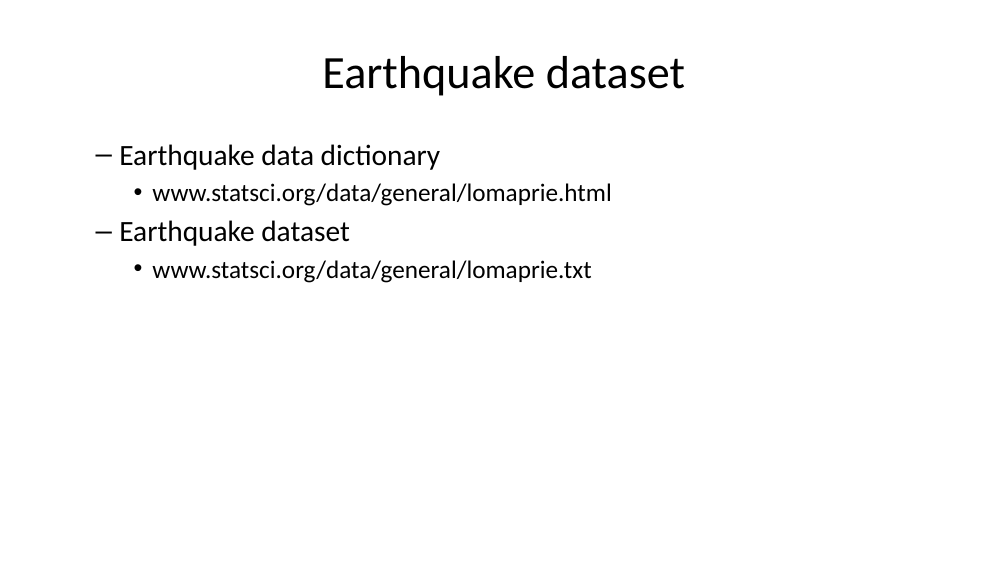
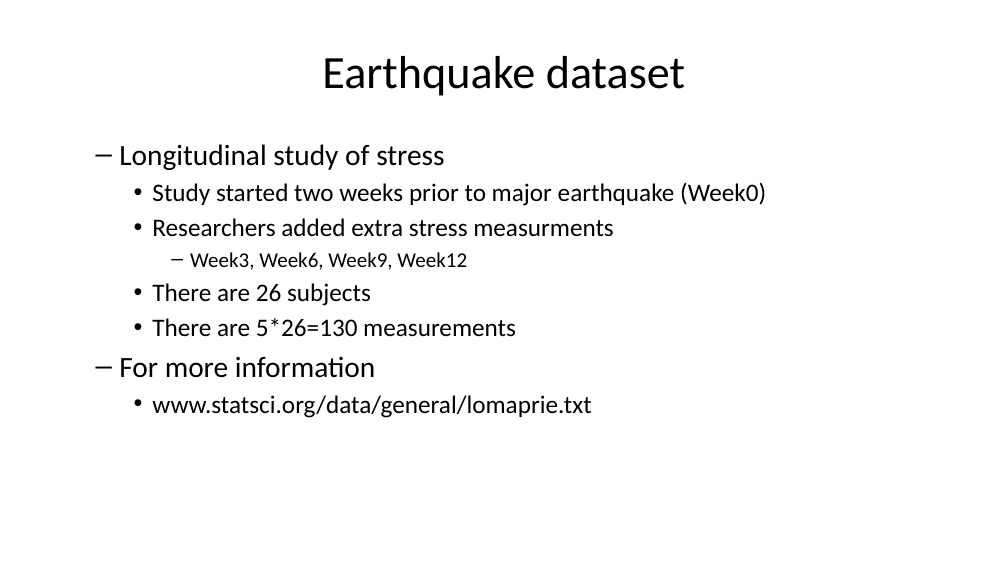
Before and after one commit to pmean/classes, a slide deck: slide 20 of introduction-to-r/results/v06-slides-and-speaker-notes.pptx. Drawn at 1008x567 pixels with LibreOffice and Linux fonts; fonts in the diff are those of the drawing. Boxes give left, top, right and bottom in pixels: in the first picture for what was removed or moved away, otherwise in the second. Text is boxed around its words. In the diff, an @@ line names an element or a change of style, - is before the commit and + after.

```diff
--- a/introduction-to-r/results/v06-slides-and-speaker-notes.pptx
+++ b/introduction-to-r/results/v06-slides-and-speaker-notes.pptx
@@ text at (119,144,766,378): text changed @@
-  – Earthquake data dictionary
-    • www.statsci.org/data/general/lomaprie.html
-  – Earthquake dataset
+  – Longitudinal study of stress
+    • Study started two weeks prior to major earthquake (Week0)
+    • Researchers added extra stress measurments
+      – Week3, Week6, Week9, Week12
+    • There are 26 subjects
+    • There are 5*26=130 measurements
+  – For more information
```
Also in this commit, not shown: 5 other slides changed, 5 slides added, 3 slides removed, 3 other files.
